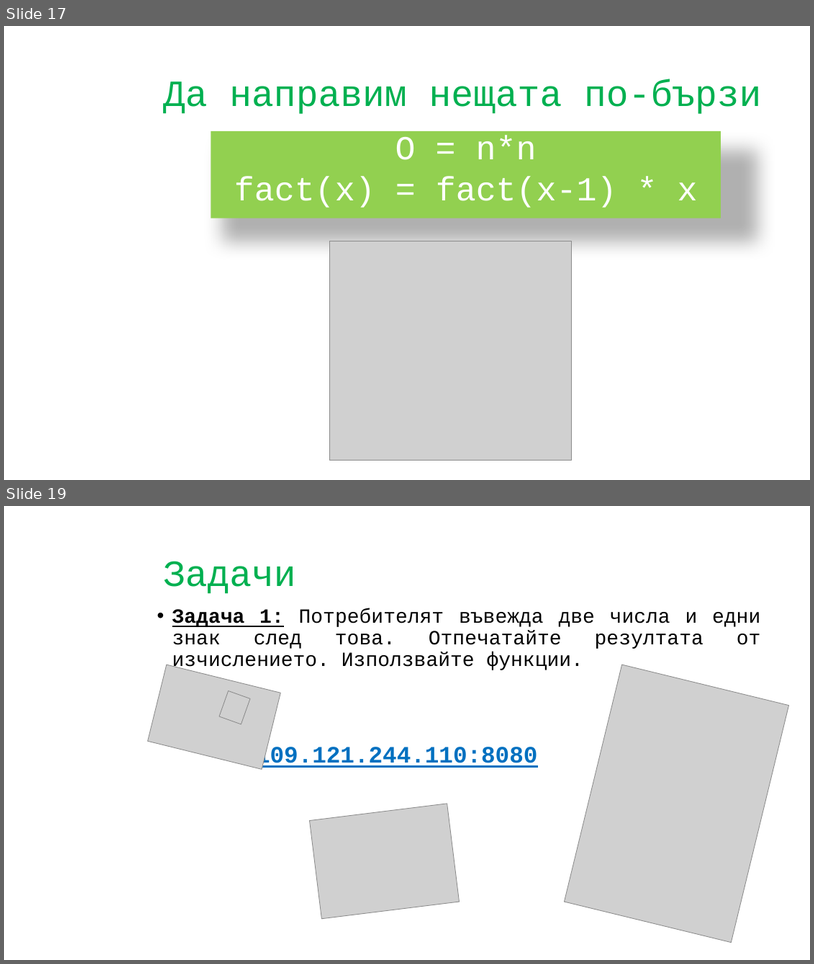
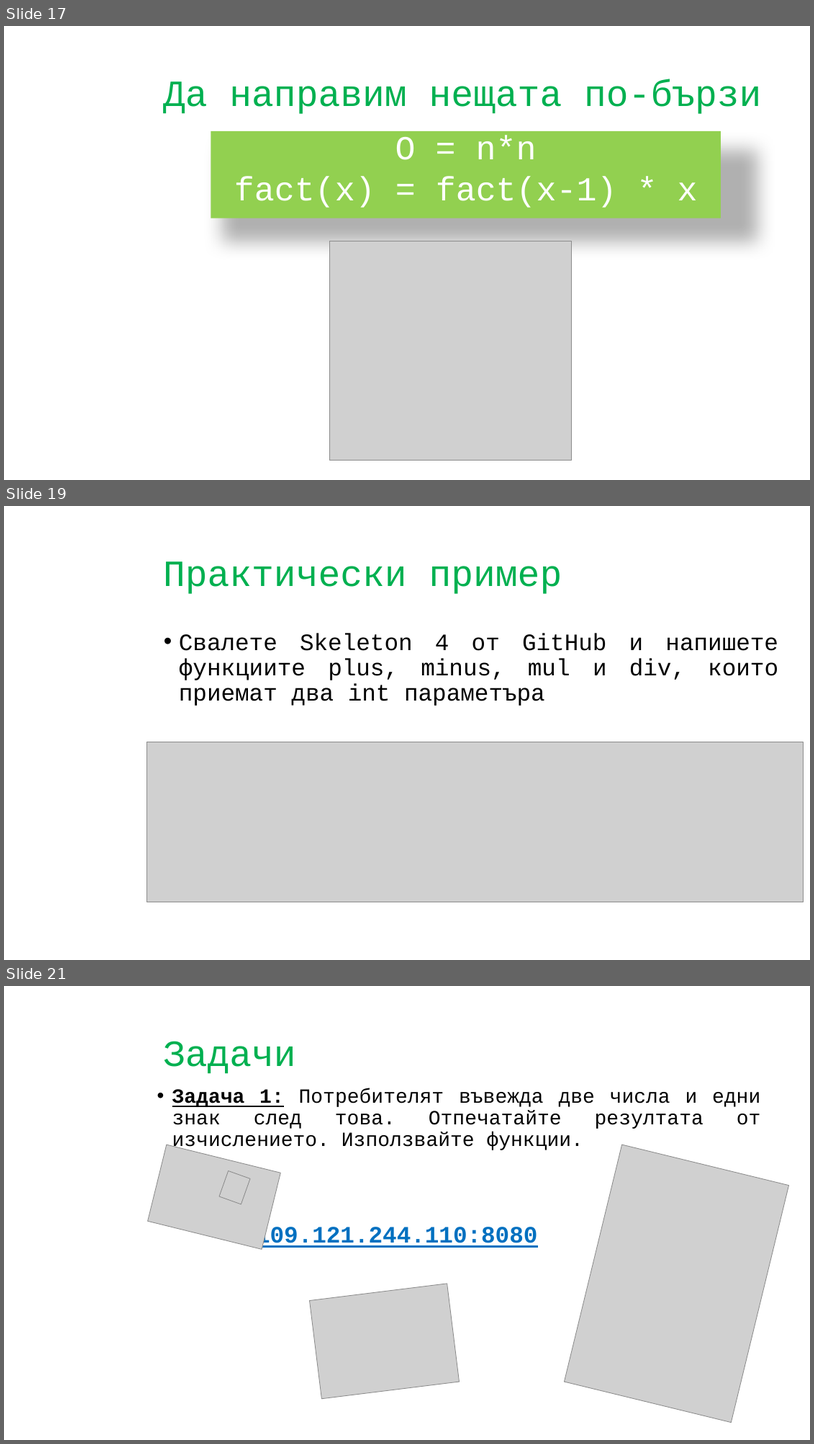
Before and after one commit to CoderDojoBulgaria/CoderDojo-2020-Autumn, a slide deck: Algo_Coding_Java/Presentations/Functions.pptx. Shown one above the other, each under a label of ours: slides 17 and 19 before the commit, slides 17, 19 and 21 after it; the slides between them are not shown. The pictures are 814x964 and 814x1444 pixels, drawn with LibreOffice and Linux fonts; fonts in the diff are those of the drawing; grey boxes stand for pictures; background and template pictures are left out. Boxes give left, top, right and bottom in pixels: in the first picture for what was removed or moved away, otherwise in the second. Text is boxed around its words. In the diff, an @@ line names an element or a change of style, - is before the commit and + after.

```diff
--- a/Algo_Coding_Java/Presentations/Functions.pptx
+++ b/Algo_Coding_Java/Presentations/Functions.pptx
@@ slide 19 added at box(4, 506, 810, 960), background picture (left out) @@
@@ title added at box(163, 561, 563, 594), 44 pt, text #00B050 @@
+Практически пример
@@ text added at box(179, 633, 779, 705), 28 pt, text #000000 @@
+• Свалете Skeleton 4 от GitHub и напишете функциите plus, minus, mul и div, които приемат два int параметъра
@@ picture added at box(147, 741, 804, 901) @@
@@ what was slide 19 is now slide 21 @@
```
Also in this commit, not shown: 1 other slide added.
